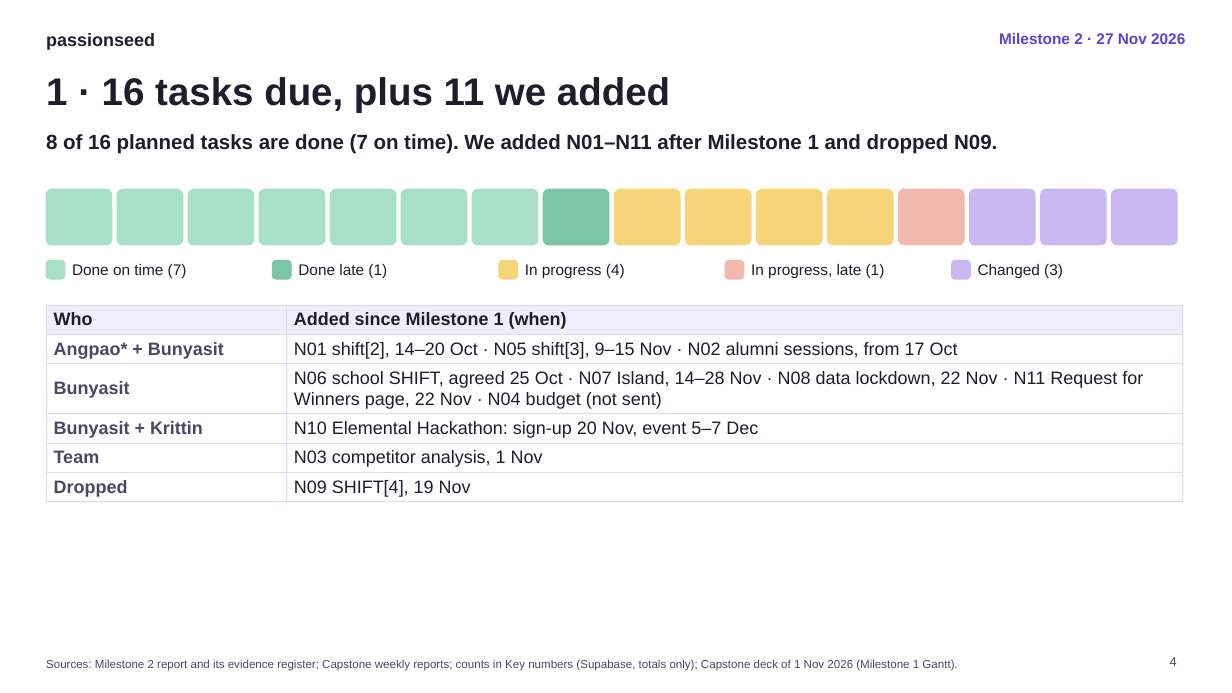
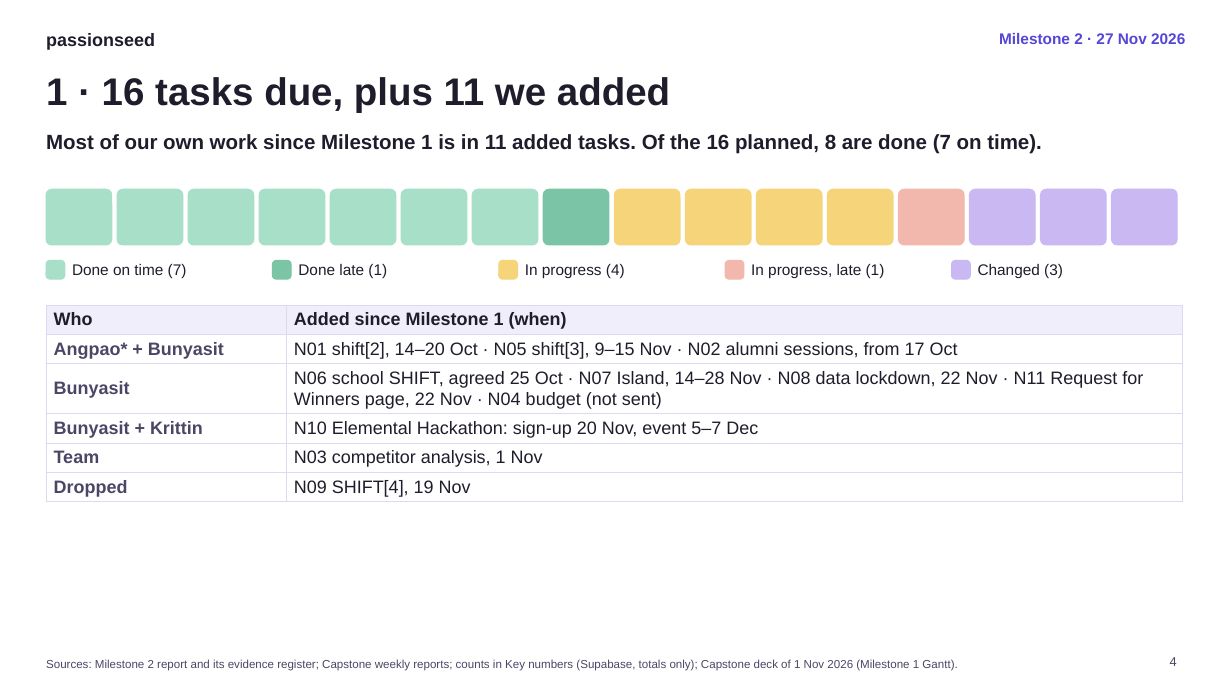
Before and after one commit to xb1g/files, a slide deck: slide 4 of capstone-m2/PassionSeed_Milestone2_Slides.pptx. Drawn at 1232x693 pixels with LibreOffice and Linux fonts; fonts in the diff are those of the drawing. Boxes give left, top, right and bottom in pixels: in the first picture for what was removed or moved away, otherwise in the second. Text is boxed around its words. In the diff, an @@ line names an element or a change of style, - is before the commit and + after.

Commit message:
M2: slide 4 headline update

```diff
--- a/capstone-m2/PassionSeed_Milestone2_Slides.pptx
+++ b/capstone-m2/PassionSeed_Milestone2_Slides.pptx
@@ text at (46, 134, 1042, 154): text changed @@
-8 of 16 planned tasks are done (7 on time). We added N01–N11 after Milestone 1 and dropped N09.
+Most of our own work since Milestone 1 is in 11 added tasks. Of the 16 planned, 8 are done (7 on time).
```
Also in this commit, not shown: 2 other files.
